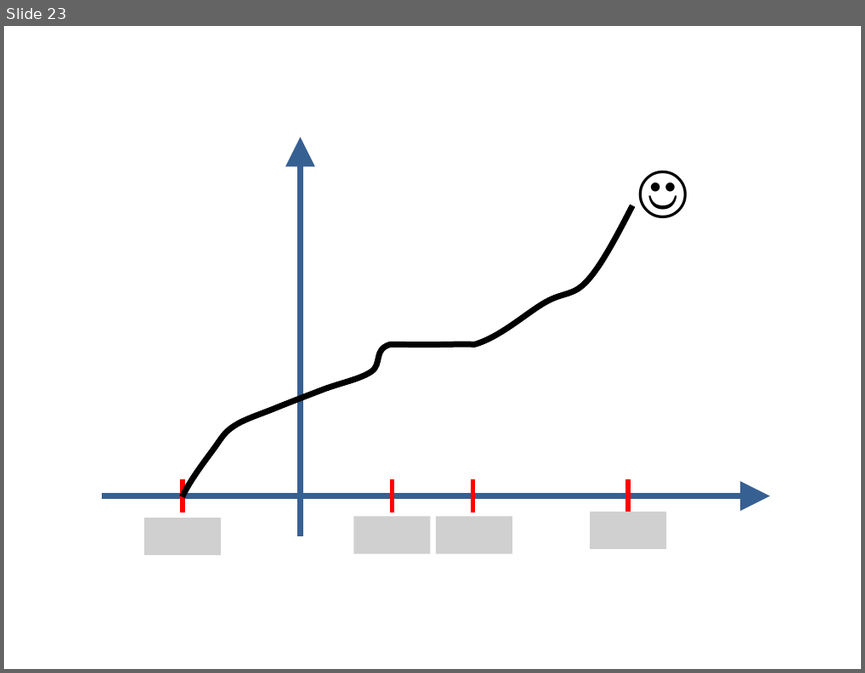
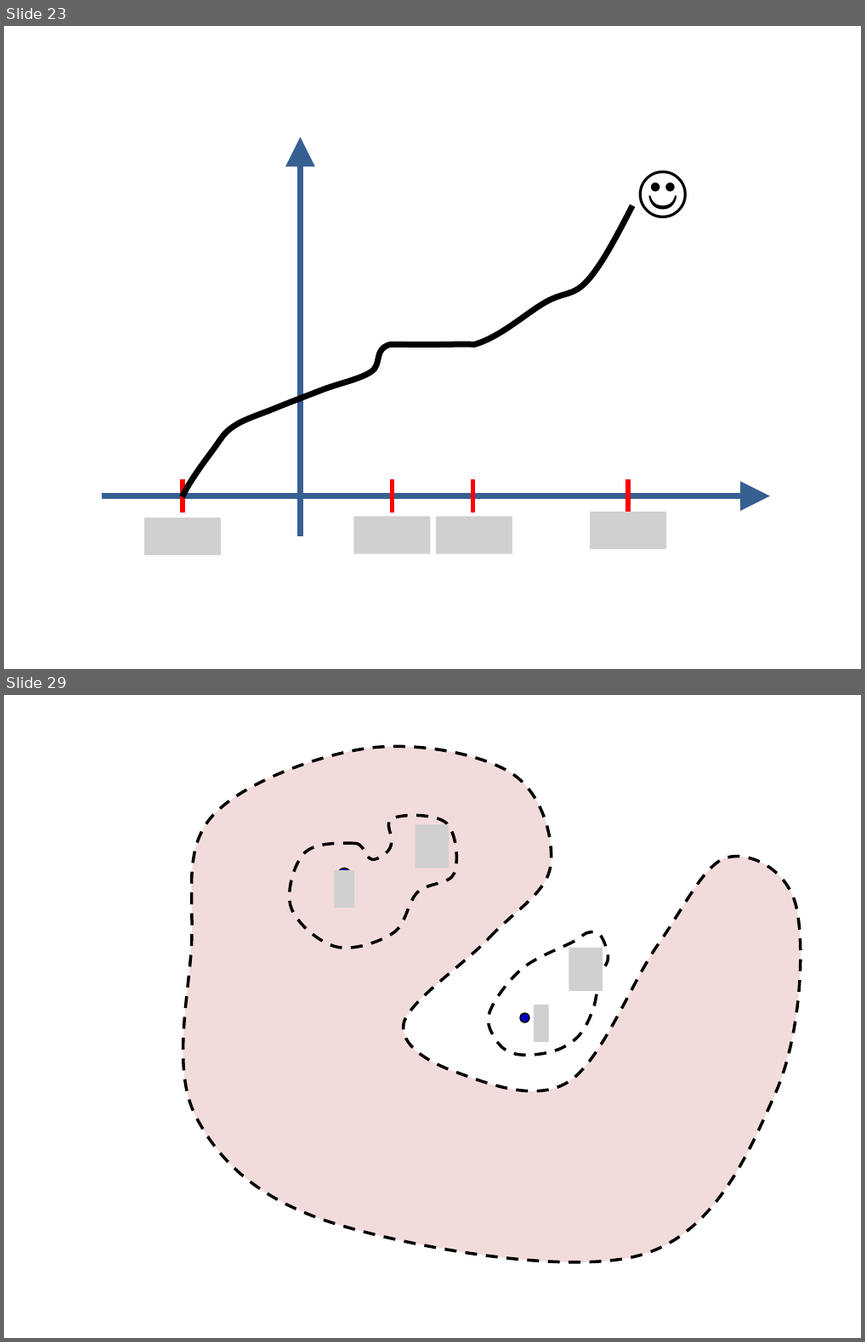
Before and after one commit to lutteropp/GeoTopo, a slide deck: images/Bilder.pptx. Shown one above the other, each under a label of ours: slide 23 before the commit, slides 23 and 29 after it; the slides between them are not shown. The pictures are 865x673 and 865x1342 pixels, drawn with LibreOffice and Linux fonts; fonts in the diff are those of the drawing; grey boxes stand for pictures. Boxes give left, top, right and bottom in pixels: in the first picture for what was removed or moved away, otherwise in the second. Text is boxed around its words. In the diff, an @@ line names an element or a change of style, - is before the commit and + after.

```diff
--- a/images/Bilder.pptx
+++ b/images/Bilder.pptx
@@ slide 29 added at box(4, 695, 861, 1338), background #FFFFFF @@
@@ freeform shape added at box(183, 746, 800, 1262), fill #F2DCDB, outline #000000 2.5 pt dashed @@
@@ freeform shape added at box(290, 815, 456, 947), outline #000000 2.5 pt dashed @@
@@ picture added at box(415, 824, 449, 868) @@
@@ picture added at box(334, 871, 354, 908) @@
@@ ellipse added at box(338, 868, 351, 881), fill #0000C0, outline #000000 1 pt @@
@@ freeform shape added at box(488, 931, 608, 1055), outline #000000 2.5 pt dashed @@
@@ picture added at box(568, 947, 602, 991) @@
@@ ellipse added at box(520, 1013, 529, 1022), fill #0000C0, outline #000000 1 pt @@
@@ picture added at box(534, 1004, 549, 1042) @@
```
Also in this commit, not shown: 1 slide changed, 9 other slides added, 13 other files.
